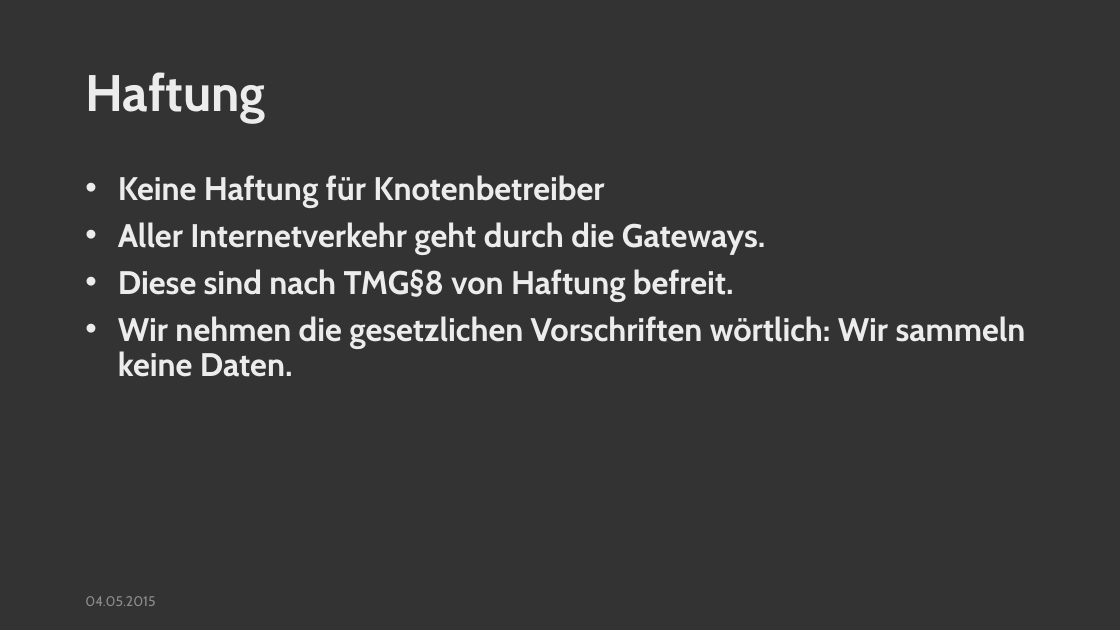
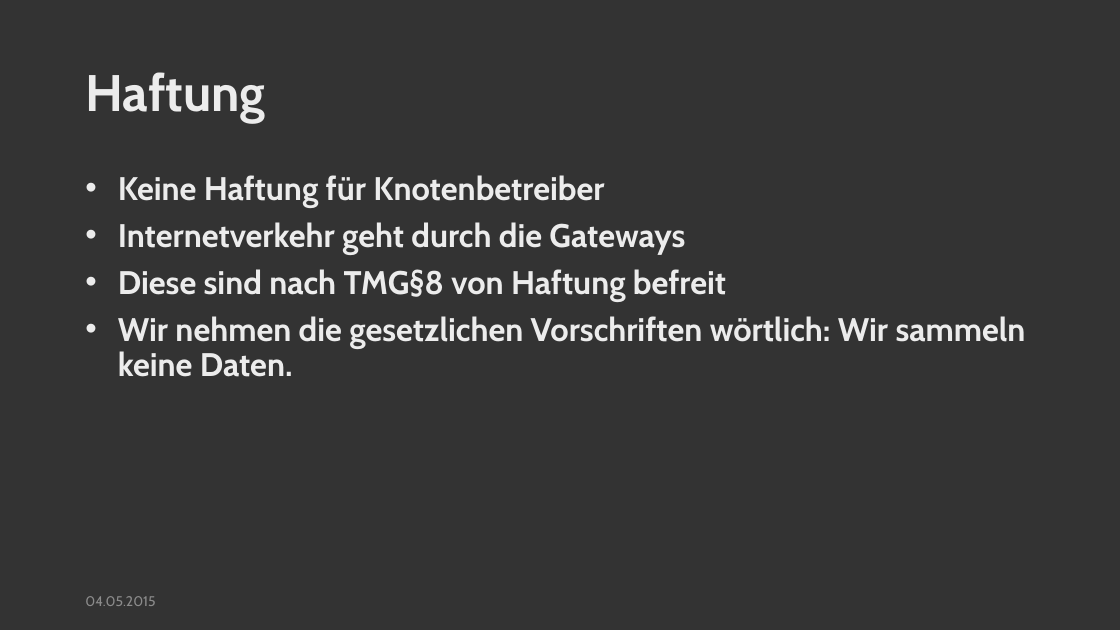
Before and after one commit to freifunkhamburg/praesentationen, a slide deck: slide 8 of 2015.05.04 freifunk Neu Wulmstorf.pptx. Drawn at 1120x630 pixels with LibreOffice and Linux fonts; fonts in the diff are those of the drawing. Boxes give left, top, right and bottom in pixels: in the first picture for what was removed or moved away, otherwise in the second. Text is boxed around its words. In the diff, an @@ line names an element or a change of style, - is before the commit and + after.

```diff
--- a/2015.05.04 freifunk Neu Wulmstorf.pptx
+++ b/2015.05.04 freifunk Neu Wulmstorf.pptx
@@ text at <box>118,222,726,302</box>: text changed @@
-• Aller Internetverkehr geht durch die Gateways.
-• Diese sind nach TMG§8 von Haftung befreit.
+• Internetverkehr geht durch die Gateways
+• Diese sind nach TMG§8 von Haftung befreit
```
Also in this commit, not shown: 4 other slides changed, 1 other file.
